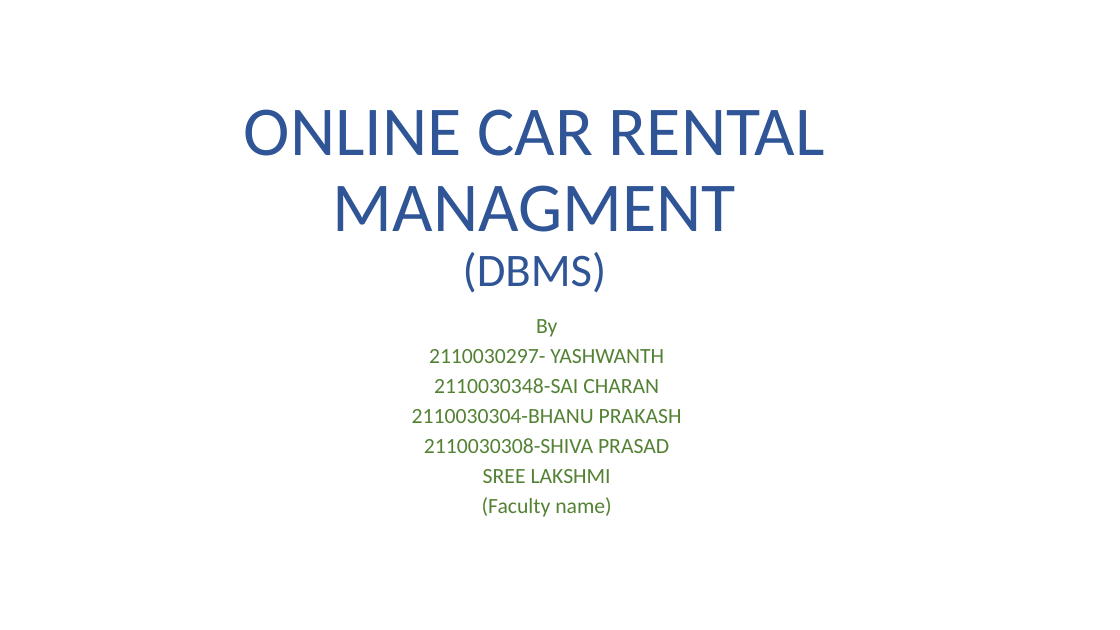
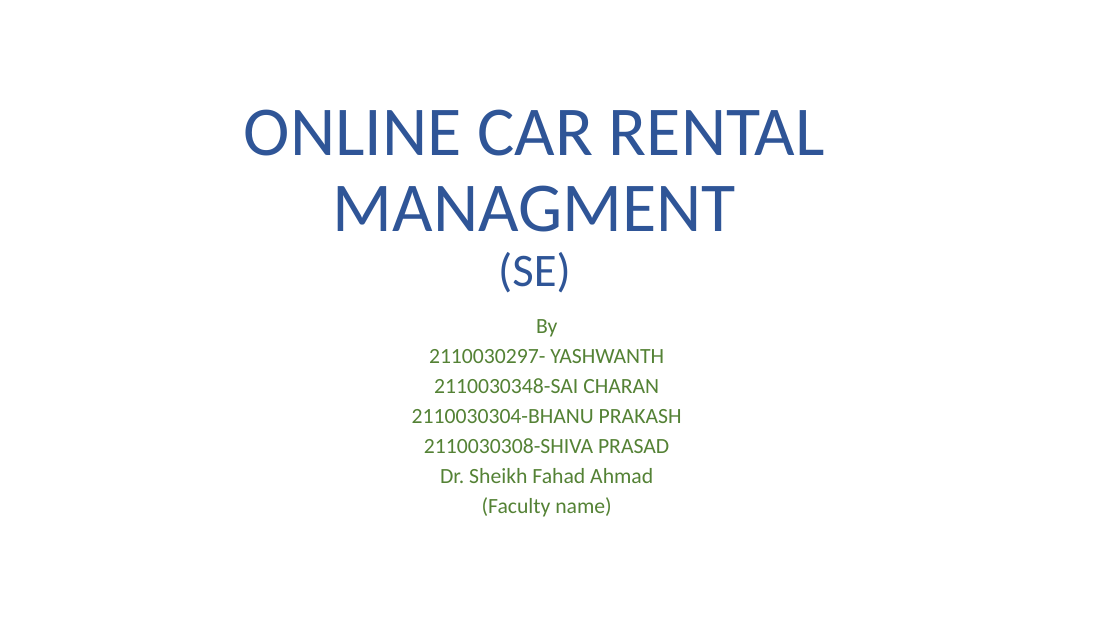
Before and after one commit to bhanu1492/SE-Project, a slide deck: slide 1 of SE PROJECT.pptx. Drawn at 1120x630 pixels with LibreOffice and Linux fonts; fonts in the diff are those of the drawing. Boxes give left, top, right and bottom in pixels: in the first picture for what was removed or moved away, otherwise in the second. Text is boxed around its words. In the diff, an @@ line names an element or a change of style, - is before the commit and + after.

Commit message:
Add files via upload
This project is based on the online car rental system.

```diff
--- a/SE PROJECT.pptx
+++ b/SE PROJECT.pptx
@@ title at (x1=244, y1=109, x2=825, y2=293): text changed @@
-ONLINE CAR RENTAL MANAGMENT
-(DBMS)
+ONLINE CAR RENTAL MANAGMENT
+(SE)
@@ subtitle at (x1=440, y1=468, x2=653, y2=483): text changed @@
-SREE LAKSHMI
+Dr. Sheikh Fahad Ahmad
```
Also in this commit, not shown: 1 other slide changed.
